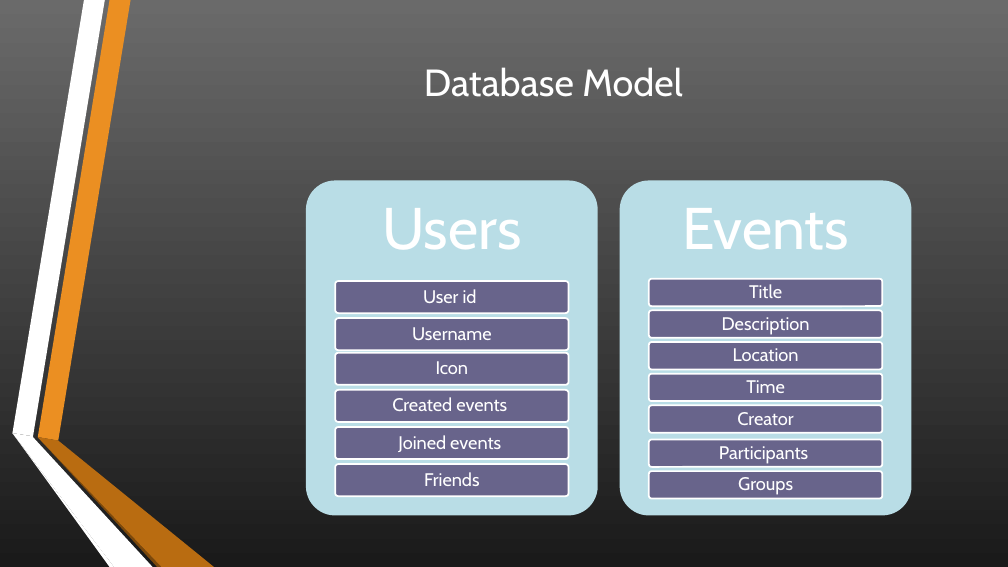
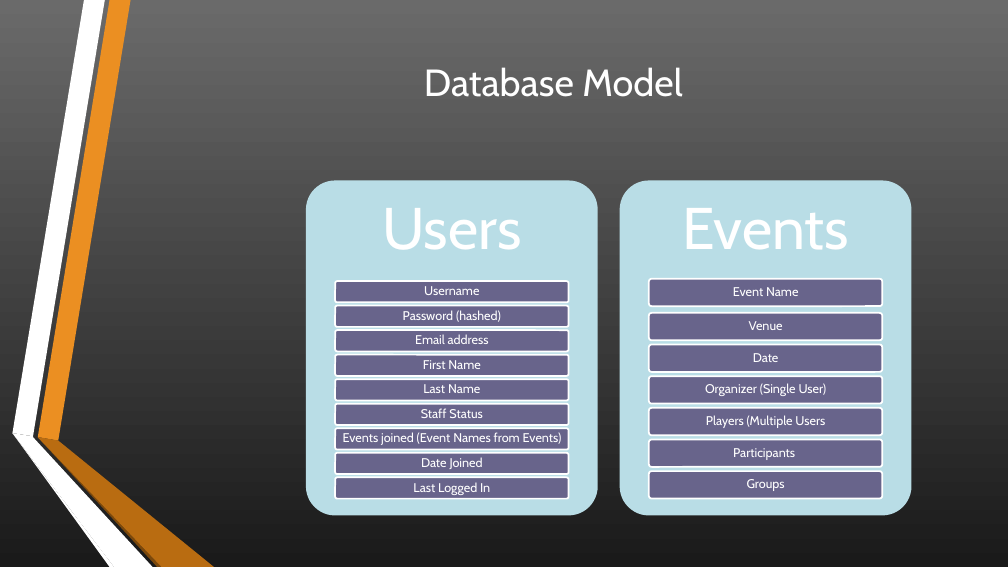
Before and after one commit to yuvrajsubedi59/seniorSeminarProject, a slide deck: slide 7 of Sportiasts-1.pptx. Drawn at 1008x567 pixels with LibreOffice and Linux fonts; fonts in the diff are those of the drawing. Boxes give left, top, right and bottom in pixels: in the first picture for what was removed or moved away, otherwise in the second. Text is boxed around its words. In the diff, an @@ line names an element or a change of style, - is before the commit and + after.

```diff
--- a/Sportiasts-1.pptx
+++ b/Sportiasts-1.pptx
@@ rounded rectangle: place and size @@
-rounded rectangle at bbox=[335, 281, 569, 313]
+rounded rectangle at bbox=[335, 281, 569, 302]
@@ size 13 to 9 pt; less space between paragraphs in 3 elements at bbox=[733, 448, 795, 460], bbox=[747, 479, 785, 491], bbox=[424, 286, 479, 295] @@
@@ text "Username": place and size @@
-text "Username" at bbox=[412, 327, 492, 340]
+text "Username" at bbox=[424, 286, 479, 295]
@@ text at bbox=[733, 287, 798, 296]: text changed; size 13 to 9 pt @@
-Title
+Event Name
@@ rounded rectangle: place and size @@
-rounded rectangle at bbox=[335, 353, 569, 385]
+rounded rectangle at bbox=[335, 355, 569, 376]
@@ rounded rectangle: place and size @@
-rounded rectangle at bbox=[335, 319, 569, 351]
+rounded rectangle at bbox=[335, 331, 569, 352]
@@ rounded rectangle: place and size @@
-rounded rectangle at bbox=[335, 390, 569, 422]
+rounded rectangle at bbox=[335, 404, 569, 425]
@@ group added at bbox=[335, 305, 827, 495]: 11 texts, 3 rounded rectangles @@
+Password (hashed)
+Email address
+First Name
+Last Name
+Staff Status
+Date Joined
+Last Logged In
+Venue
+Date
+Organizer (Single User)
+Players (Multiple Users
@@ group removed at bbox=[392, 289, 810, 486]: 8 texts @@
-User id
-Icon
-Created events
-Friends
-Description
-Location
-Time
-Creator
@@ rounded rectangle: place and size @@
-rounded rectangle at bbox=[335, 427, 569, 460]
+rounded rectangle at bbox=[335, 428, 569, 450]
@@ text at bbox=[343, 432, 562, 445]: text changed; size 13 to 9 pt @@
-Joined events
+Events joined (Event Names from Events)
@@ rounded rectangle: place and size @@
-rounded rectangle at bbox=[335, 464, 569, 496]
+rounded rectangle at bbox=[335, 478, 569, 499]
```
Also in this commit, not shown: 3 other slides changed, 1 slide added.
